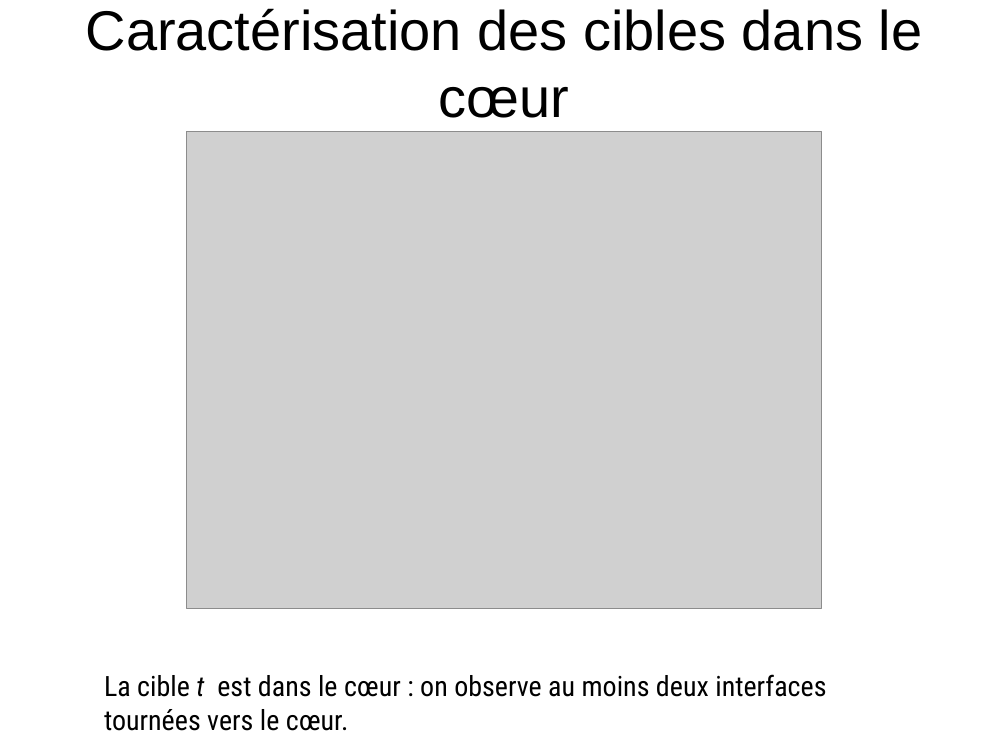
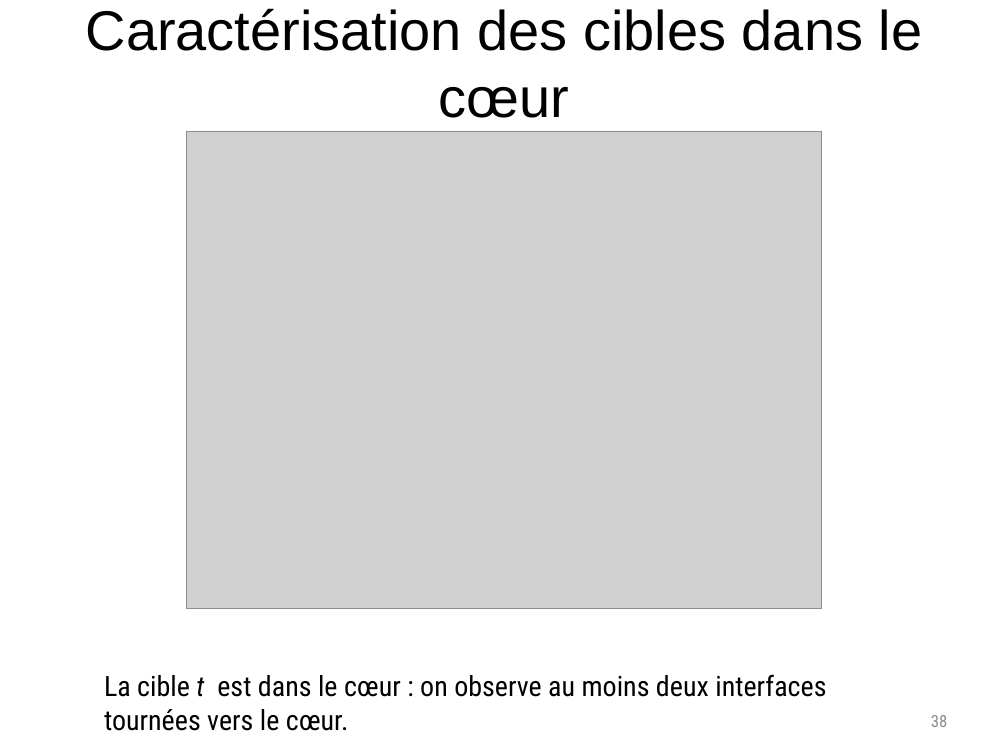
Before and after one commit to elierotenberg/my-thesis, a slide deck: slide 38 of slides.pptx. Drawn at 1008x756 pixels with LibreOffice and Linux fonts; fonts in the diff are those of the drawing; grey boxes stand for pictures. Boxes give left, top, right and bottom in pixels: in the first picture for what was removed or moved away, otherwise in the second. Text is boxed around its words. In the diff, an @@ line names an element or a change of style, - is before the commit and + after.

```diff
--- a/slides.pptx
+++ b/slides.pptx
@@ page number added at (x1=931, y1=715, x2=948, y2=727), 12 pt, text #8C8C8C @@
+38
```
Also in this commit, not shown: 43 other slides changed.
